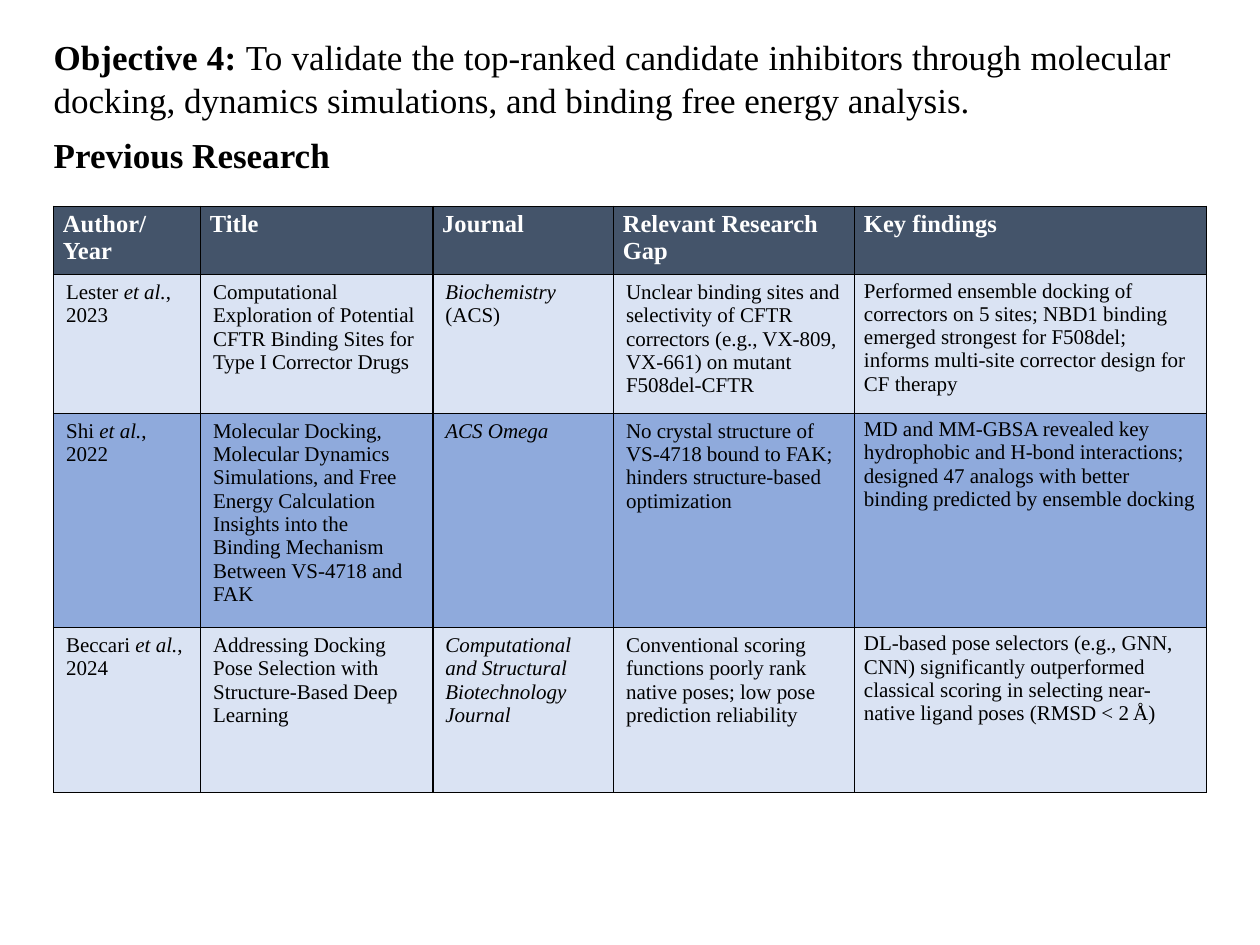
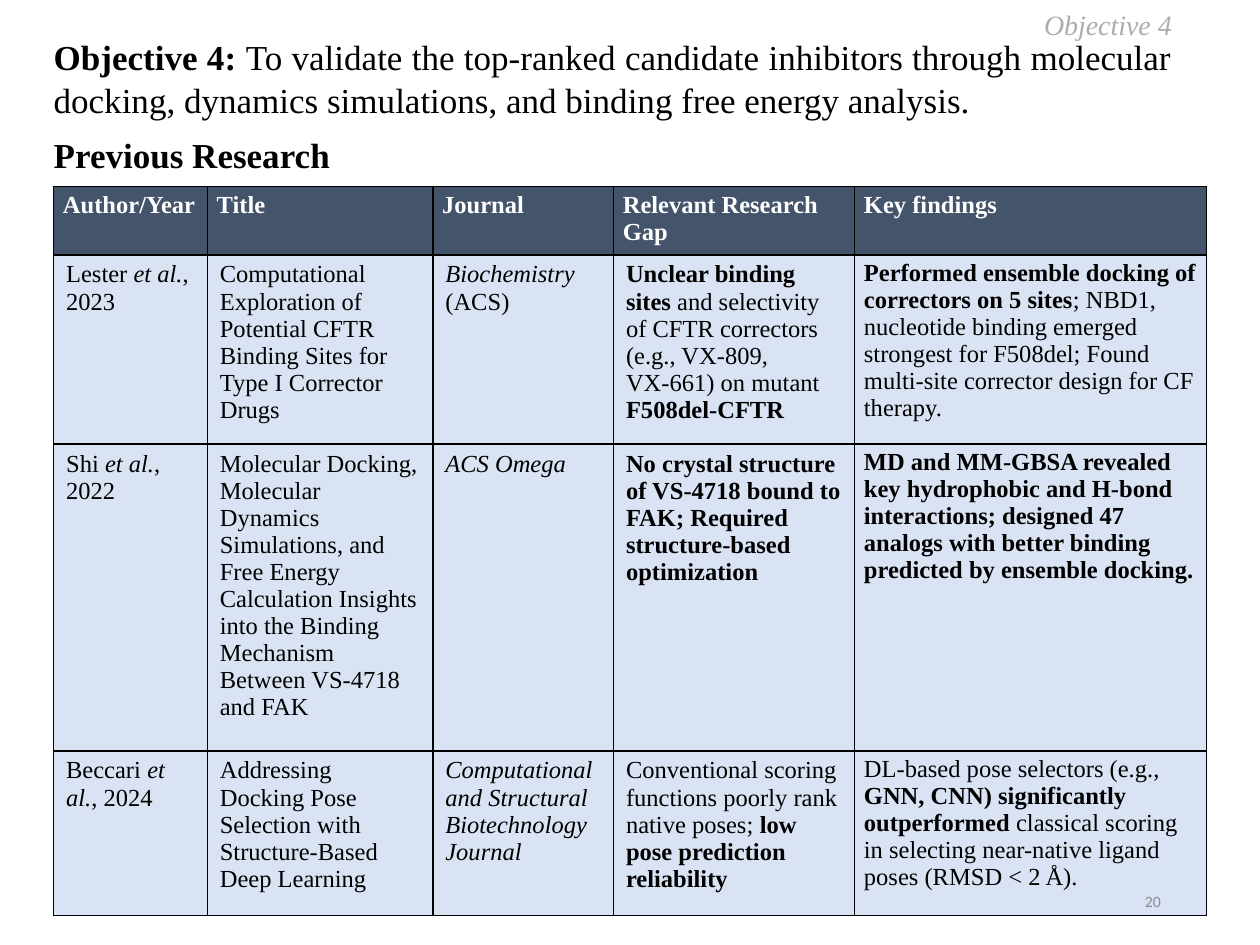
Before and after one commit to Vinoth0202/Training-to-Divya, a slide deck: slide 20 of DC - Dhivya G.pptx (slide 21 before the commit). Drawn at 1260x945 pixels with LibreOffice and Linux fonts; fonts in the diff are those of the drawing. Boxes give left, top, right and bottom in pixels: in the first picture for what was removed or moved away, otherwise in the second. Text is boxed around its words. In the diff, an @@ line names an element or a change of style, - is before the commit and + after.

```diff
--- a/DC - Dhivya G.pptx
+++ b/DC - Dhivya G.pptx
@@ text added at <box>1044,16,1172,41</box>, 16 pt, text #AFABAB, italic @@
+Objective 4
@@ table at <box>53,186,1205,915</box> @@
-row 2, column 5: Performed ensemble docking of correctors on 5 sites; NBD1 binding emerged strongest for F508del; informs multi-site corrector design for CF therapy
+row 2, column 5: Performed ensemble docking of correctors on 5 sites; NBD1, nucleotide binding emerged strongest for F508del; Found multi-site corrector design for CF therapy.
-row 3, column 4: No crystal structure of VS-4718 bound to FAK; hinders structure-based optimization
+row 3, column 4: No crystal structure of VS-4718 bound to FAK; Required structure-based optimization
-row 3, column 5: MD and MM-GBSA revealed key hydrophobic and H-bond interactions; designed 47 analogs with better binding predicted by ensemble docking
+row 3, column 5: MD and MM-GBSA revealed key hydrophobic and H-bond interactions; designed 47 analogs with better binding predicted by ensemble docking.
-row 4, column 5: DL-based pose selectors (e.g., GNN, CNN) significantly outperformed classical scoring in selecting near-native ligand poses (RMSD < 2 Å)
+row 4, column 5: DL-based pose selectors (e.g., GNN, CNN) significantly outperformed classical scoring in selecting near-native ligand poses (RMSD < 2 Å).
@@ fill #8FAADC to #DAE3F3 in row 3 @@
@@ size 12 to 14 pt in "Lester et al., 2023", "Computational Exploration of Potential CFTR Binding Sites ...", "Biochemistry (ACS)", "Unclear binding sites and selectivity of CFTR ..." and 7 more places @@
@@ bold on in "Unclear binding sites F508del-CFTR", "low pose prediction reliability" @@
@@ table: place and size @@
-table at <box>53,207,1205,793</box>
+table at <box>53,186,1205,915</box>
@@ page number added at <box>1145,897,1161,907</box>, 9 pt, text #8C8C8C @@
+20
```
Also in this commit, not shown: 28 other slides changed, 2 slides added, 4 slides removed, 1 other file.
